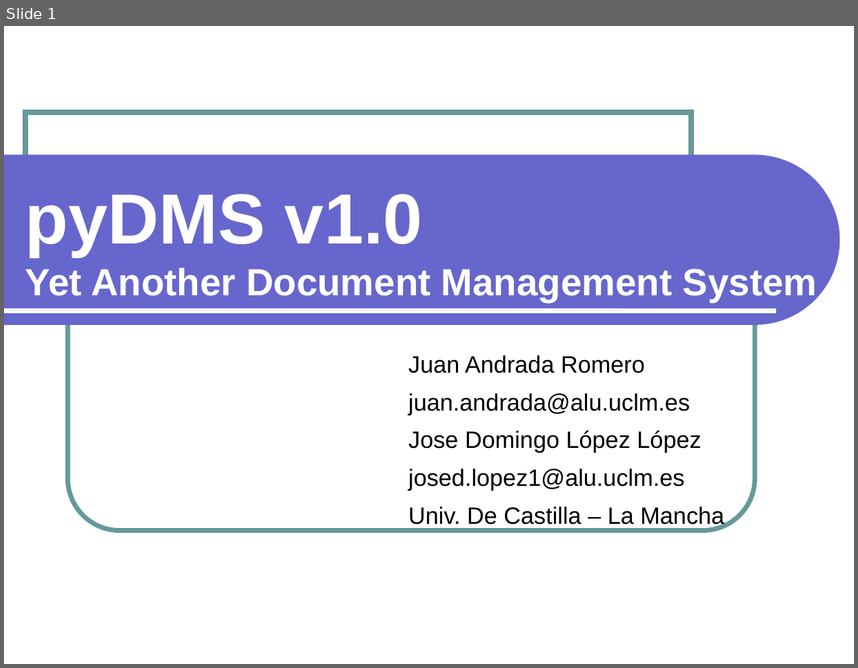
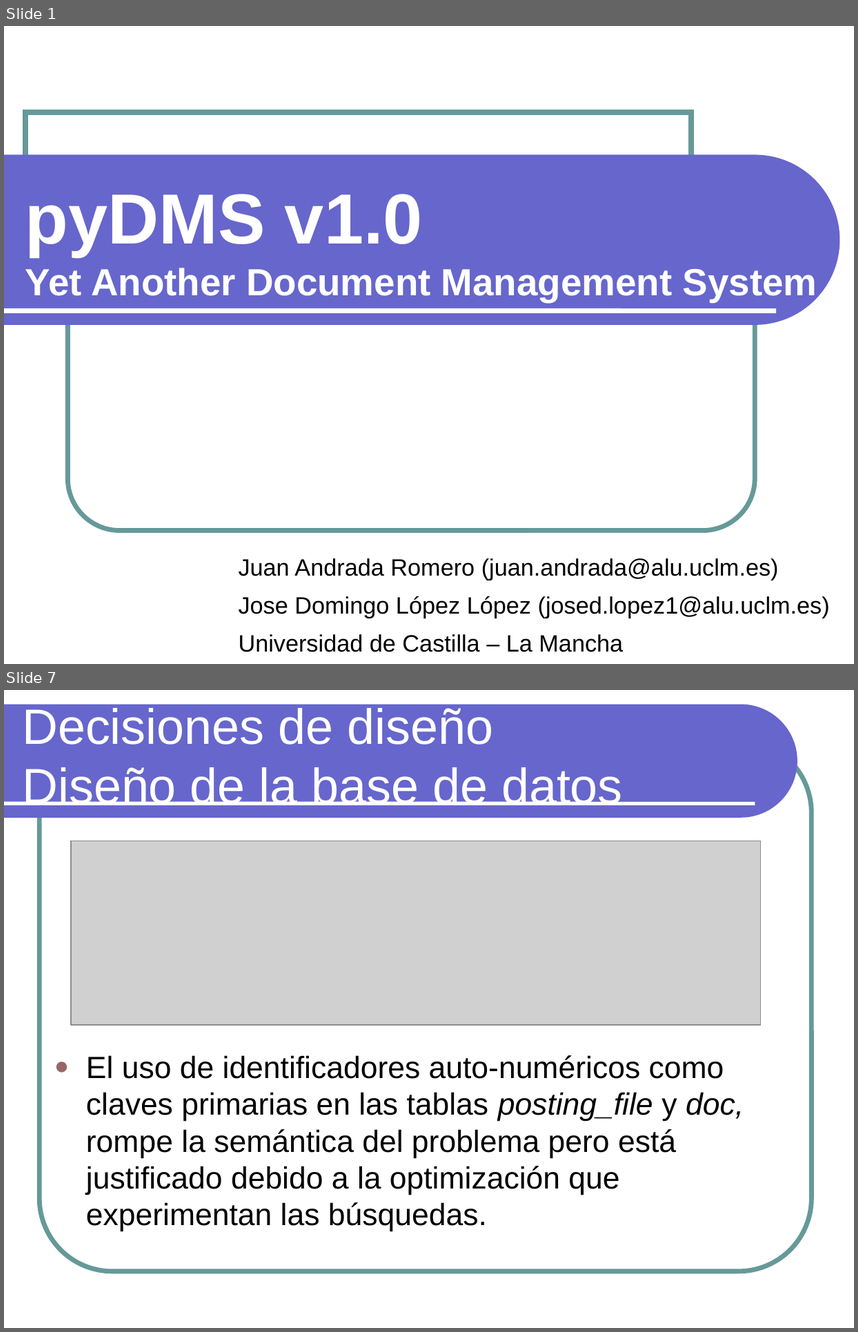
Before and after one commit to txedo/isi-practicas-5, a slide deck: ari/search-engine/doc/presentacion.odp. Shown one above the other, each under a label of ours: slide 1 before the commit, slides 1 and 7 after it; the slides between them are not shown. The pictures are 858x668 and 858x1332 pixels, drawn with LibreOffice and Linux fonts; fonts in the diff are those of the drawing; grey boxes stand for pictures. Boxes give left, top, right and bottom in pixels: in the first picture for what was removed or moved away, otherwise in the second. Text is boxed around its words. In the diff, an @@ line names an element or a change of style, - is before the commit and + after.

Commit message:
ARI: Continuación de la presentación. Falta dar formato a la presentación y añadir algunos comentarios.
TODO:
Sección de Conclusiones tanto en el PDF como en la presentacion.
Incluir en las Estadísticas el número de términos únicos en la BD después de indexar los 239 documentos

```diff
--- a/ari/search-engine/doc/presentacion.odp
+++ b/ari/search-engine/doc/presentacion.odp
@@ slide 7 added at box(4, 690, 854, 1328), background #FFFFFF @@
@@ freeform shape added at box(4, 704, 797, 818), fill #6666CC @@
@@ title added at box(22, 708, 623, 805), 42 pt, text #FFFFFF @@
+Decisiones de diseño
+Diseño de la base de datos
@@ rounded rectangle added at box(40, 739, 811, 1270), outline #669999 4 pt @@
@@ line added from (4, 803) to (755, 803), #FFFFFF 3 pt @@
@@ picture added at box(71, 840, 760, 1025) @@
@@ text added at box(86, 1055, 744, 1232), 26 pt, text #000000 @@
+● El uso de identificadores auto-numéricos como claves primarias en las tablas posting_file y doc, rompe la semántica del problema pero está justificado debido a la optimización que experimentan las búsquedas.
@@ slide 1 changed as well @@
@@ subtitle at box(239, 558, 830, 652): text changed @@
-Juan Andrada Romero
-juan.andrada@alu.uclm.es
-Jose Domingo López López
-josed.lopez1@alu.uclm.es
-Univ. De Castilla – La Mancha
+Juan Andrada Romero (juan.andrada@alu.uclm.es)
+Jose Domingo López López (josed.lopez1@alu.uclm.es)
+Universidad de Castilla – La Mancha
```
Also in this commit, not shown: 23 other slides added, 7 slides removed, 3 other files.
